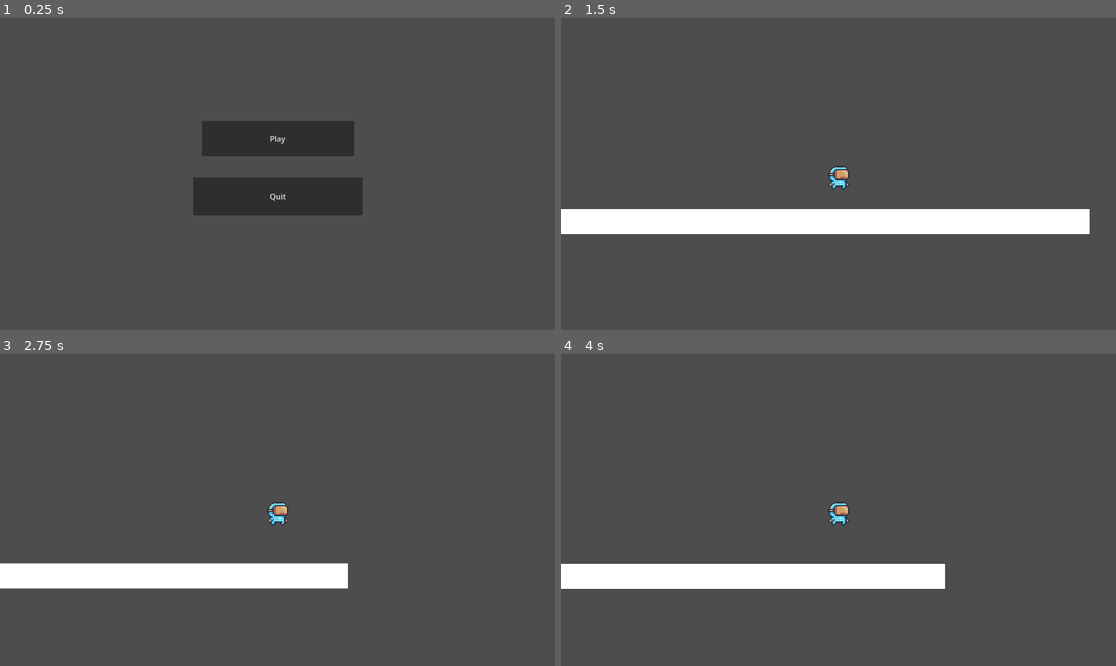
Above: before the commit, frames 1-4 (two rows, left to right).
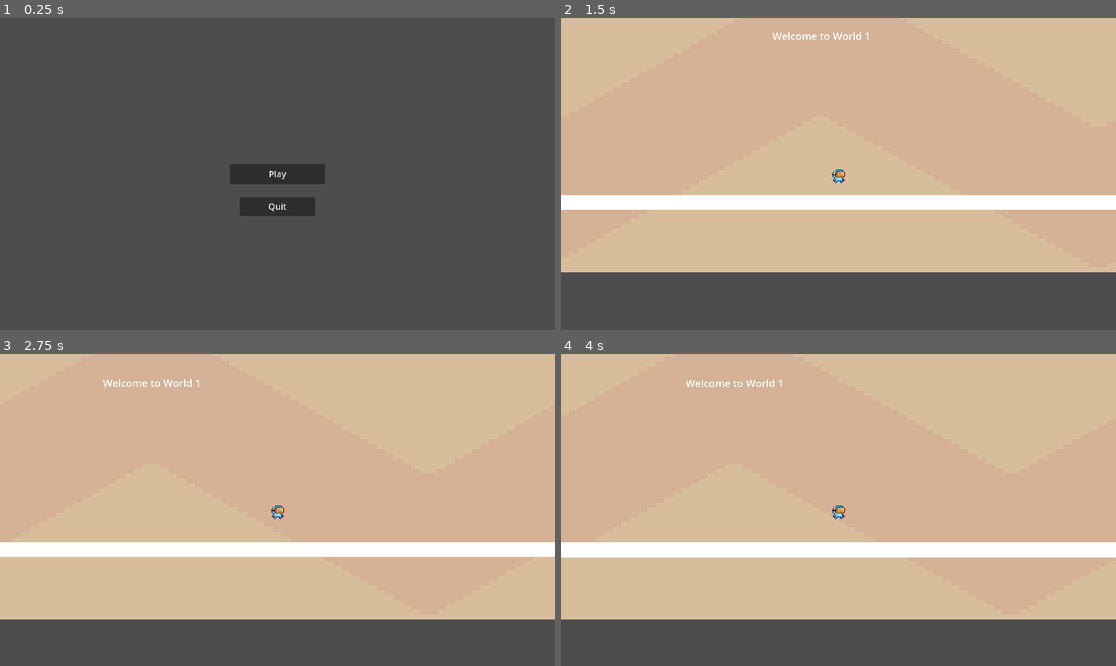
Above: after the commit, the same moments.

Repository: ChoulongTep/Adventure-2D-Godot
Game: Godot game, scene res://Scenes/main_menu_scene.tscn
Two runs of this game, one before a commit and one after it. Both use one fixed random seed, a clock stepped at 60 frames per second and the inputs below.
Inputs:
- Up to frame 1 (0.25 s): no input
- Up to frame 2 (1.5 s): click "Play" at 0.5 s; hold D (Right) from 1.28 s (still down); tap Space (Jump) at 1.35 s
- Up to frame 3 (2.75 s): keep holding D (Right); tap Space (Jump) at 1.52, 1.82, 2.1, 2.27, 2.57 s
- Up to frame 4 (4 s): release D (Right) at 2.78 s; hold A (Left) 2.78-3.53 s; tap Space (Jump) at 2.85, 3.6, 3.77 s; hold D (Right) from 3.53 s (still down)

The runs differ from the first frame. In frame 1, 6.4% of the frame differs, in the area x 34-66%, y 32-64%; in frame 2, 81%; in frame 3, 85%, in the area x 0-100%, y 0-86%; in frame 4, 85%.

Commit message:
Finished player movement and Working on world design

Diff:
--- a/Scenes/main_menu_scene.tscn
+++ b/Scenes/main_menu_scene.tscn
@@ -6,18 +6,34 @@
 script = ExtResource("1_jdowr")
 
 [node name="Play_btn" type="Button" parent="."]
-offset_left = 419.0
-offset_top = 214.0
-offset_right = 735.0
-offset_bottom = 287.0
+anchors_preset = 14
+anchor_top = 0.5
+anchor_right = 1.0
+anchor_bottom = 0.5
+offset_left = -164.0
+offset_top = -34.0
+offset_right = 164.0
+offset_bottom = 35.0
+grow_horizontal = 2
+grow_vertical = 2
+theme_override_font_sizes/font_size = 30
 text = "Play"
 
 [node name="Quit_btn" type="Button" parent="."]
-offset_left = 401.0
-offset_top = 331.0
-offset_right = 753.0
-offset_bottom = 410.0
+anchors_preset = 14
+anchor_top = 0.5
+anchor_right = 1.0
+anchor_bottom = 0.5
+offset_left = -130.0
+offset_top = 80.0
+offset_right = 130.0
+offset_bottom = 145.0
+grow_horizontal = 2
+grow_vertical = 2
+theme_override_font_sizes/font_size = 30
 text = "Quit"
+
+[node name="Camera2D" type="Camera2D" parent="."]
 
 [connection signal="pressed" from="Play_btn" to="." method="_on_play_btn_pressed"]
 [connection signal="pressed" from="Quit_btn" to="." method="_on_quit_btn_pressed"]
--- /dev/null
+++ b/Scenes/parallax_background.tscn
@@ -0,0 +1,20 @@
+[gd_scene load_steps=3 format=3 uid="uid://bklxq2j1ao4st"]
+
+[ext_resource type="Script" path="res://Scripts/parallax_background.gd" id="1_2hajp"]
+[ext_resource type="Texture2D" uid="uid://bep801xu3top5" path="res://Assets/Pixal Adventure/Background/Brown.png" id="1_5c84m"]
+
+[node name="ParallaxBackground" type="ParallaxBackground"]
+script = ExtResource("1_2hajp")
+
+[node name="ParallaxLayer - BG" type="ParallaxLayer" parent="."]
+position = Vector2(-960, -541)
+motion_mirroring = Vector2(1920, 0)
+
+[node name="Brown" type="Sprite2D" parent="ParallaxLayer - BG"]
+texture_filter = 1
+position = Vector2(960, 540.5)
+scale = Vector2(30, 16.8594)
+texture = ExtResource("1_5c84m")
+region_rect = Rect2(-324, -153.5, 124, 78)
+
+[node name="Camera2D" type="Camera2D" parent="."]
--- a/Scenes/player.tscn
+++ b/Scenes/player.tscn
@@ -1,7 +1,7 @@
 [gd_scene load_steps=48 format=3 uid="uid://bi3cb6c3xneeg"]
 
 [ext_resource type="Texture2D" uid="uid://tfcd34eq5lg7" path="res://Assets/Pixal Adventure/Main Characters/Virtual Guy/Idle (32x32).png" id="1_87in4"]
-[ext_resource type="Script" path="res://Scenes/player_movement.gd" id="1_a555q"]
+[ext_resource type="Script" path="res://Scripts/player_movement.gd" id="1_cl2kq"]
 [ext_resource type="Texture2D" uid="uid://cw35fbed08cgh" path="res://Assets/Pixal Adventure/Main Characters/Virtual Guy/Fall (32x32).png" id="1_w7khp"]
 [ext_resource type="Texture2D" uid="uid://bvw71igyrmu5t" path="res://Assets/Pixal Adventure/Main Characters/Virtual Guy/Hit (32x32).png" id="2_10ve4"]
 [ext_resource type="Texture2D" uid="uid://b5bd8wb52xbhu" path="res://Assets/Pixal Adventure/Main Characters/Virtual Guy/Jump (32x32).png" id="4_nqi8u"]
@@ -202,7 +202,7 @@
 "speed": 25.0
 }, {
 "frames": [{
-"duration": 1.0,
+"duration": 2.0,
 "texture": ExtResource("4_nqi8u")
 }],
 "loop": true,
@@ -210,7 +210,7 @@
 "speed": 20.0
 }, {
 "frames": [{
-"duration": 1.0,
+"duration": 2.0,
 "texture": SubResource("AtlasTexture_2uvdf")
 }, {
 "duration": 1.0,
@@ -257,6 +257,66 @@
 
 [sub_resource type="AnimationRootNode" id="AnimationRootNode_clwhp"]
 
+[sub_resource type="Animation" id="Animation_qini2"]
+resource_name = "Death"
+
+[sub_resource type="Animation" id="Animation_5hycl"]
+resource_name = "Fall"
+length = 0.1
+tracks/0/type = "value"
+tracks/0/imported = false
+tracks/0/enabled = true
+tracks/0/path = NodePath("AnimatedSprite2D:animation")
+tracks/0/interp = 1
+tracks/0/loop_wrap = true
+tracks/0/keys = {
+"times": PackedFloat32Array(0),
+"transitions": PackedFloat32Array(1),
+"update": 1,
+"values": [&"Fall"]
+}
+tracks/1/type = "value"
+tracks/1/imported = false
+tracks/1/enabled = true
+tracks/1/path = NodePath("AnimatedSprite2D:frame")
+tracks/1/interp = 1
+tracks/1/loop_wrap = true
+tracks/1/keys = {
+"times": PackedFloat32Array(0),
+"transitions": PackedFloat32Array(1),
+"update": 1,
+"values": [0]
+}
+
+[sub_resource type="Animation" id="Animation_r6t4q"]
+resource_name = "Hit"
+length = 0.7
+loop_mode = 1
+tracks/0/type = "value"
+tracks/0/imported = false
+tracks/0/enabled = true
+tracks/0/path = NodePath("AnimatedSprite2D:animation")
+tracks/0/interp = 1
+tracks/0/loop_wrap = true
+tracks/0/keys = {
+"times": PackedFloat32Array(0),
+"transitions": PackedFloat32Array(1),
+"update": 1,
+"values": [&"Hit"]
+}
+tracks/1/type = "value"
+tracks/1/imported = false
+tracks/1/enabled = true
+tracks/1/path = NodePath("AnimatedSprite2D:frame")
+tracks/1/interp = 1
+tracks/1/loop_wrap = true
+tracks/1/keys = {
+"times": PackedFloat32Array(0, 0.1, 0.2, 0.3, 0.4, 0.5, 0.6),
+"transitions": PackedFloat32Array(1, 1, 1, 1, 1, 1, 1),
+"update": 1,
+"values": [0, 1, 2, 3, 4, 5, 6]
+}
+
 [sub_resource type="Animation" id="Animation_p6tmb"]
 resource_name = "Idle"
 loop_mode = 1
@@ -271,6 +331,61 @@
 "transitions": PackedFloat32Array(1, 1, 1, 1, 1, 1, 1, 1, 1, 1),
 "update": 1,
 "values": [0, 1, 2, 3, 4, 5, 6, 7, 8, 10]
+}
+tracks/1/type = "value"
+tracks/1/imported = false
+tracks/1/enabled = true
+tracks/1/path = NodePath("AnimatedSprite2D:animation")
+tracks/1/interp = 1
+tracks/1/loop_wrap = true
+tracks/1/keys = {
+"times": PackedFloat32Array(0),
+"transitions": PackedFloat32Array(1),
+"update": 1,
+"values": [&"Idle"]
+}
+
+[sub_resource type="Animation" id="Animation_cs324"]
+resource_name = "Jump"
+length = 0.1
+tracks/0/type = "value"
+tracks/0/imported = false
+tracks/0/enabled = true
+tracks/0/path = NodePath("AnimatedSprite2D:animation")
+tracks/0/interp = 1
+tracks/0/loop_wrap = true
+tracks/0/keys = {
+"times": PackedFloat32Array(0),
+"transitions": PackedFloat32Array(1),
+"update": 1,
+"values": [&"Jump"]
+}
+tracks/1/type = "value"
+tracks/1/imported = false
+tracks/1/enabled = true
+tracks/1/path = NodePath("AnimatedSprite2D:frame")
+tracks/1/interp = 1
+tracks/1/loop_wrap = true
+tracks/1/keys = {
+"times": PackedFloat32Array(0),
+"transitions": PackedFloat32Array(1),
+"update": 1,
+"values": [0]
+}
+
+[sub_resource type="Animation" id="Animation_vil2s"]
+length = 0.001
+tracks/0/type = "value"
+tracks/0/imported = false
+tracks/0/enabled = true
+tracks/0/path = NodePath("AnimatedSprite2D:frame")
+tracks/0/interp = 1
+tracks/0/loop_wrap = true
+tracks/0/keys = {
+"times": PackedFloat32Array(0),
+"transitions": PackedFloat32Array(1),
+"update": 1,
+"values": [1]
 }
 tracks/1/type = "value"
 tracks/1/imported = false
@@ -312,45 +427,6 @@
 "transitions": PackedFloat32Array(1),
 "update": 1,
 "values": [&"Walk"]
-}
-
-[sub_resource type="Animation" id="Animation_cs324"]
-resource_name = "Jump"
-
-[sub_resource type="Animation" id="Animation_5hycl"]
-resource_name = "Fall"
-
-[sub_resource type="Animation" id="Animation_r6t4q"]
-resource_name = "Hit"
-
-[sub_resource type="Animation" id="Animation_qini2"]
-resource_name = "Death"
-
-[sub_resource type="Animation" id="Animation_vil2s"]
-length = 0.001
-tracks/0/type = "value"
-tracks/0/imported = false
-tracks/0/enabled = true
-tracks/0/path = NodePath("AnimatedSprite2D:frame")
-tracks/0/interp = 1
-tracks/0/loop_wrap = true
-tracks/0/keys = {
-"times": PackedFloat32Array(0),
-"transitions": PackedFloat32Array(1),
-"update": 1,
-"values": [1]
-}
-tracks/1/type = "value"
-tracks/1/imported = false
-tracks/1/enabled = true
-tracks/1/path = NodePath("AnimatedSprite2D:animation")
-tracks/1/interp = 1
-tracks/1/loop_wrap = true
-tracks/1/keys = {
-"times": PackedFloat32Array(0),
-"transitions": PackedFloat32Array(1),
-"update": 1,
-"values": [&"Idle"]
 }
 
 [sub_resource type="AnimationLibrary" id="AnimationLibrary_b15lr"]
@@ -365,7 +441,7 @@
 }
 
 [node name="Player" type="CharacterBody2D"]
-script = ExtResource("1_a555q")
+script = ExtResource("1_cl2kq")
 
 [node name="AnimatedSprite2D" type="AnimatedSprite2D" parent="."]
 scale = Vector2(2, 2)
@@ -381,6 +457,7 @@
 
 [node name="AnimationPlayer" type="AnimationPlayer" parent="."]
 autoplay = "Idle"
+speed_scale = 2.0
 libraries = {
 "": SubResource("AnimationLibrary_b15lr")
 }
--- a/Scenes/world_1.tscn
+++ b/Scenes/world_1.tscn
@@ -1,6 +1,7 @@
-[gd_scene load_steps=4 format=3 uid="uid://w3c2tw2rxpp7"]
+[gd_scene load_steps=5 format=3 uid="uid://w3c2tw2rxpp7"]
 
 [ext_resource type="PackedScene" uid="uid://bi3cb6c3xneeg" path="res://Scenes/player.tscn" id="1_4fidr"]
+[ext_resource type="PackedScene" uid="uid://bklxq2j1ao4st" path="res://Scenes/parallax_background.tscn" id="2_ov5q2"]
 
 [sub_resource type="StyleBoxFlat" id="StyleBoxFlat_abekw"]
 bg_color = Color(1, 1, 1, 1)
@@ -11,16 +12,12 @@
 [node name="World_1" type="Node2D"]
 
 [node name="Label" type="Label" parent="."]
-anchors_preset = 14
-anchor_top = 0.5
-anchor_right = 1.0
-anchor_bottom = 0.5
 offset_left = -169.0
-offset_top = -310.0
+offset_top = -305.0
 offset_right = 168.0
-offset_bottom = -258.0
-grow_horizontal = 2
-grow_vertical = 2
+offset_bottom = -253.0
+size_flags_horizontal = 4
+size_flags_vertical = 0
 theme_override_font_sizes/font_size = 35
 text = "Welcome to World 1"
 horizontal_alignment = 1
@@ -30,6 +27,7 @@
 
 [node name="StaticBody2D" type="StaticBody2D" parent="."]
 position = Vector2(-3, 296)
+scale = Vector2(2.44, 1)
 
 [node name="Panel" type="Panel" parent="StaticBody2D"]
 offset_left = -580.0
@@ -41,3 +39,5 @@
 [node name="CollisionShape2D" type="CollisionShape2D" parent="StaticBody2D"]
 position = Vector2(0, -1.5)
 shape = SubResource("RectangleShape2D_jn7q6")
+
+[node name="ParallaxBackground" parent="." instance=ExtResource("2_ov5q2")]
--- /dev/null
+++ b/Scripts/parallax_background.gd
@@ -0,0 +1,6 @@
+extends ParallaxBackground
+
+var srcoll_Speed : float = 100.00
+
+func _process(delta):
+	scroll_offset.x -= srcoll_Speed * delta
--- a/Scenes/player_movement.gd
+++ b/Scripts/player_movement.gd
@@ -17,16 +17,30 @@
 	# Handle Jump.
 	if Input.is_action_just_pressed("Jump") and is_on_floor():
 		velocity.y = JUMP_VELOCITY
+		Animator.play("Jump")
 
 	# Get the input direction and handle the movement/deceleration.
 	# As good practice, you should replace UI actions with custom gameplay actions.
 	var direction = Input.get_axis("Left", "Right")
-	print(direction)
+
+	#Facing
+	if direction == 1:
+		get_node("AnimatedSprite2D").flip_h = false
+	elif direction == -1:
+		get_node("AnimatedSprite2D").flip_h = true
+
 	if direction:
-		Animator.play("Walk")
 		velocity.x = direction * SPEED
+
+		if velocity.y == 0:
+			Animator.play("Walk")
 	else:
-		Animator.play("Idle")
 		velocity.x = move_toward(velocity.x, 0, SPEED)
 
+		if velocity.y == 0:
+			Animator.play("Idle")
+
+	if velocity.y > 0:
+		Animator.play("Fall")
+
 	move_and_slide()
--- a/project.godot
+++ b/project.godot
@@ -13,6 +13,12 @@
 config/name="Adventure 2D"
 run/main_scene="res://Scenes/main_menu_scene.tscn"
 config/features=PackedStringArray("4.1", "Mobile")
+
+[display]
+
+window/size/viewport_width=1920
+window/size/viewport_height=1080
+window/size/mode=2
 
 [input]
 
